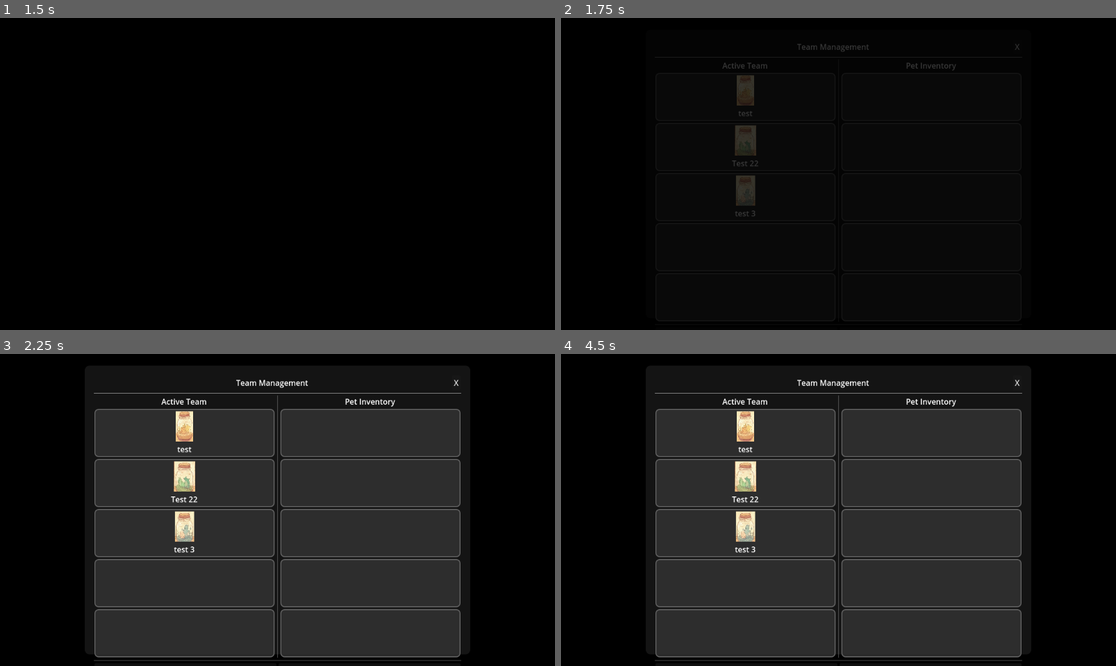
Above: before the commit, frames 1-4 (two rows, left to right).
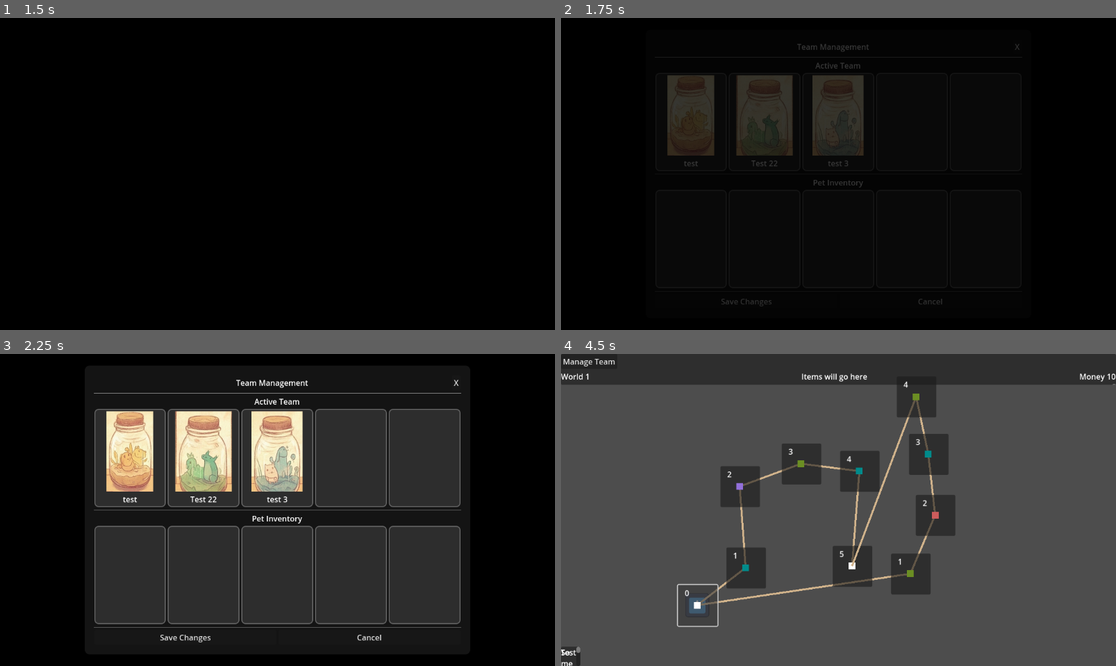
Above: after the commit, the same moments.

Repository: jwNorwood/scifi_idle
Game: Godot game, scene res://Scenes/Screens/MainMenu/MainMenu.tscn
The game is run twice, just before and just after one commit, with the same random seed, the same clock (stepped at 60 frames per second) and the same inputs. The engine's default icon, where the game draws it, is replaced by a stand-in: a white triangle on a blue panel in a dark square.
Inputs (mouse positions are in pixels of both pictures, inside the frame that each line leads up to):
- Up to frame 1 (1.5 s): click "New Game" at 0.5 s; click "Manage Team" at 1.25 s
- Up to frame 2 (1.75 s): no input
- Up to frame 3 (2.25 s): click "Manage Team" at 2 s
- Up to frame 4 (4.5 s): click "Manage Team" at 2.75 s; click (932, 637) at 3.5 s, where only the run after the commit has a clickable "Cancel"; click (699, 606) at 4.27 s

Frame 1 is identical in both runs. In frame 2, 7.0% of the frame differs, in the area x 19-72%, y 14-93%; in frame 3, 19%; in frame 4, 91%, in the area x 0-100%, y 0-100%.

Commit message:
polish of managment modal

Diff:
--- a/Scenes/TeamManagment/PetSlot.tscn
+++ b/Scenes/TeamManagment/PetSlot.tscn
@@ -18,6 +18,7 @@
 custom_minimum_size = Vector2(80, 100)
 layout_mode = 3
 anchors_preset = 0
+size_flags_horizontal = 3
 script = ExtResource("1_8xqnf")
 
 [node name="SlotBackground" type="Panel" parent="."]
--- a/Scenes/TeamManagment/TeamManagementModal.tscn
+++ b/Scenes/TeamManagment/TeamManagementModal.tscn
@@ -67,37 +67,39 @@
 [node name="HSeparator" type="HSeparator" parent="ModalPanel/VBoxContainer"]
 layout_mode = 2
 
-[node name="Content" type="HBoxContainer" parent="ModalPanel/VBoxContainer"]
+[node name="Content" type="VBoxContainer" parent="ModalPanel/VBoxContainer"]
 layout_mode = 2
 size_flags_vertical = 3
 
 [node name="ActiveTeam" type="VBoxContainer" parent="ModalPanel/VBoxContainer/Content"]
 layout_mode = 2
 size_flags_horizontal = 3
+size_flags_vertical = 3
 
 [node name="ActiveTeamLabel" type="Label" parent="ModalPanel/VBoxContainer/Content/ActiveTeam"]
 layout_mode = 2
 text = "Active Team"
 horizontal_alignment = 1
 
-[node name="ActiveTeamSlots" type="VBoxContainer" parent="ModalPanel/VBoxContainer/Content/ActiveTeam"]
+[node name="ActiveTeamSlots" type="HBoxContainer" parent="ModalPanel/VBoxContainer/Content/ActiveTeam"]
 unique_name_in_owner = true
 layout_mode = 2
 size_flags_vertical = 3
 
-[node name="VSeparator" type="VSeparator" parent="ModalPanel/VBoxContainer/Content"]
+[node name="VSeparator" type="HSeparator" parent="ModalPanel/VBoxContainer/Content"]
 layout_mode = 2
 
 [node name="Inventory" type="VBoxContainer" parent="ModalPanel/VBoxContainer/Content"]
 layout_mode = 2
 size_flags_horizontal = 3
+size_flags_vertical = 3
 
 [node name="InventoryLabel" type="Label" parent="ModalPanel/VBoxContainer/Content/Inventory"]
 layout_mode = 2
 text = "Pet Inventory"
 horizontal_alignment = 1
 
-[node name="InventorySlots" type="VBoxContainer" parent="ModalPanel/VBoxContainer/Content/Inventory"]
+[node name="InventorySlots" type="HBoxContainer" parent="ModalPanel/VBoxContainer/Content/Inventory"]
 unique_name_in_owner = true
 layout_mode = 2
 size_flags_vertical = 3
--- /dev/null
+++ b/Scenes/TeamManagment/pet_slot_new.gd
@@ -0,0 +1,139 @@
+extends Control
+
+signal drag_started(pet: Pet, slot: Control)
+signal pet_removed(slot_index: int)
+
+@onready var pet_icon: TextureRect = %PetIcon
+@onready var pet_name: Label = %PetName
+@onready var drop_indicator: ColorRect = %DropIndicator
+@onready var slot_background: Panel = $SlotBackground
+
+var current_pet: Pet = null
+var slot_index: int = -1
+var is_team_slot: bool = false
+
+# Visual states
+var normal_style: StyleBox
+var hover_style: StyleBox
+var can_drop_style: StyleBox
+
+func _ready():
+	# Set up mouse events
+	mouse_entered.connect(_on_mouse_entered)
+	mouse_exited.connect(_on_mouse_exited)
+
+	# Create visual styles
+	_setup_styles()
+
+	# Connect to input events
+	gui_input.connect(_on_gui_input)
+
+	# Update display now that nodes are ready
+	_update_display()
+
+# Interface methods for centralized drag system
+func is_mouse_over() -> bool:
+	var mouse_pos = get_global_mouse_position()
+	var rect = Rect2(global_position, size)
+	return rect.has_point(mouse_pos)
+
+func update_drag_hover(can_drop: bool):
+	if can_drop:
+		slot_background.add_theme_stylebox_override("panel", can_drop_style)
+		drop_indicator.show()
+	else:
+		slot_background.add_theme_stylebox_override("panel", hover_style)
+		drop_indicator.hide()
+
+func reset_drag_appearance():
+	slot_background.add_theme_stylebox_override("panel", normal_style)
+	drop_indicator.hide()
+	modulate = Color(1, 1, 1, 1)
+
+func set_drag_source_appearance():
+	# Make the source slot semi-transparent during drag
+	modulate = Color(1, 1, 1, 0.5)
+
+func _on_gui_input(event: InputEvent):
+	if event is InputEventMouseButton:
+		if event.button_index == MOUSE_BUTTON_LEFT and event.pressed:
+			if current_pet != null:
+				# Start drag through modal system
+				drag_started.emit(current_pet, self)
+		elif event.button_index == MOUSE_BUTTON_RIGHT and event.pressed:
+			if current_pet != null:
+				_show_context_menu(event.global_position)
+
+func _show_context_menu(_pos: Vector2):
+	# For now, just remove the pet directly
+	# In a full implementation, you might want a proper context menu
+	pet_removed.emit(slot_index)
+
+func set_pet(pet: Pet):
+	current_pet = pet
+	_update_display()
+
+func _update_display():
+	if not is_node_ready():
+		return
+
+	if current_pet != null:
+		if pet_icon:
+			pet_icon.texture = current_pet.texture_card
+		if pet_name:
+			pet_name.text = current_pet.name
+	else:
+		if pet_icon:
+			pet_icon.texture = null
+		if pet_name:
+			pet_name.text = ""
+
+func _setup_styles():
+	# Create different visual styles for different states
+	normal_style = StyleBoxFlat.new()
+	normal_style.bg_color = Color(0.2, 0.2, 0.2, 0.8)
+	normal_style.border_width_left = 2
+	normal_style.border_width_right = 2
+	normal_style.border_width_top = 2
+	normal_style.border_width_bottom = 2
+	normal_style.border_color = Color(0.4, 0.4, 0.4)
+	normal_style.corner_radius_top_left = 8
+	normal_style.corner_radius_top_right = 8
+	normal_style.corner_radius_bottom_left = 8
+	normal_style.corner_radius_bottom_right = 8
+
+	hover_style = StyleBoxFlat.new()
+	hover_style.bg_color = Color(0.3, 0.3, 0.3, 0.9)
+	hover_style.border_width_left = 2
+	hover_style.border_width_right = 2
+	hover_style.border_width_top = 2
+	hover_style.border_width_bottom = 2
+	hover_style.border_color = Color(0.6, 0.6, 0.6)
+	hover_style.corner_radius_top_left = 8
+	hover_style.corner_radius_top_right = 8
+	hover_style.corner_radius_bottom_left = 8
+	hover_style.corner_radius_bottom_right = 8
+
+	can_drop_style = StyleBoxFlat.new()
+	can_drop_style.bg_color = Color(0.2, 0.6, 0.2, 0.9)
+	can_drop_style.border_width_left = 3
+	can_drop_style.border_width_right = 3
+	can_drop_style.border_width_top = 3
+	can_drop_style.border_width_bottom = 3
+	can_drop_style.border_color = Color(0.4, 0.8, 0.4)
+	can_drop_style.corner_radius_top_left = 8
+	can_drop_style.corner_radius_top_right = 8
+	can_drop_style.corner_radius_bottom_left = 8
+	can_drop_style.corner_radius_bottom_right = 8
+
+	# Apply normal style initially
+	if slot_background:
+		slot_background.add_theme_stylebox_override("panel", normal_style)
+
+func _on_mouse_entered():
+	if slot_background:
+		slot_background.add_theme_stylebox_override("panel", hover_style)
+
+func _on_mouse_exited():
+	if slot_background:
+		slot_background.add_theme_stylebox_override("panel", normal_style)
Not shown, added: Scenes/TeamManagment/pet_slot_new.gd.uid
